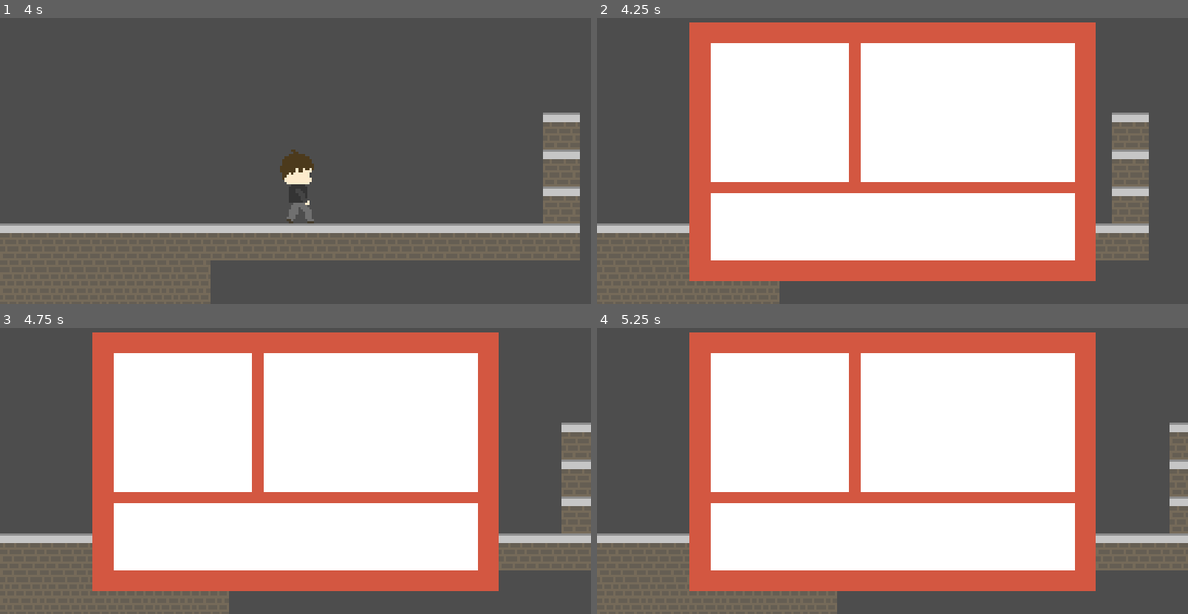
Above: before the commit, frames 1-4 (two rows, left to right).
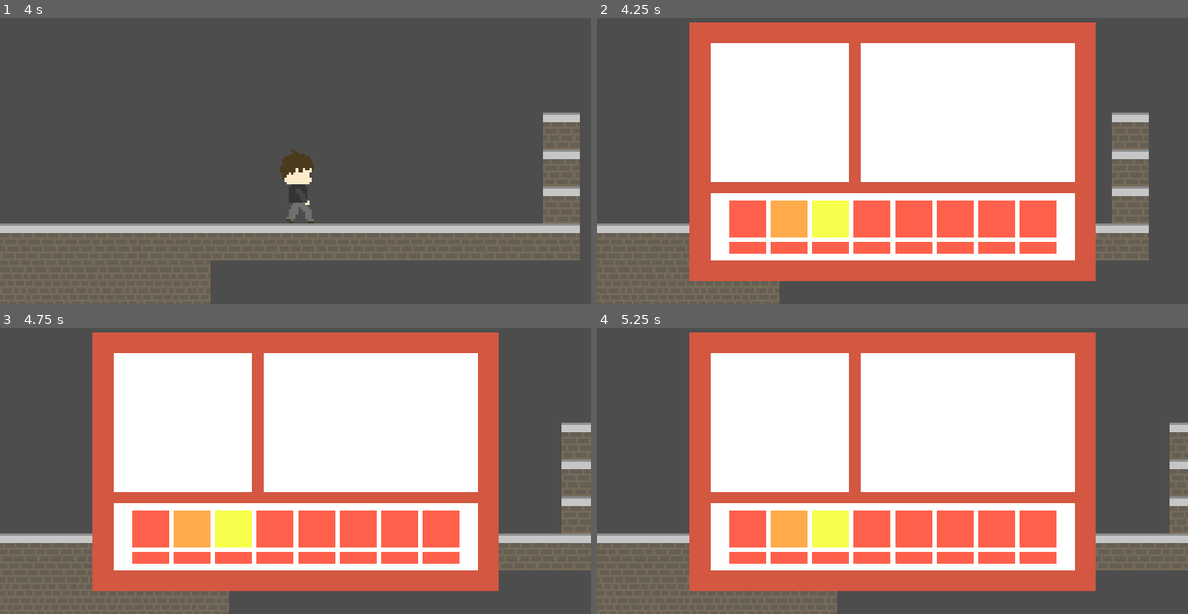
Above: after the commit, the same moments.

Repository: Jakeboiegg/railway
Game: Godot game, scene res://game.tscn
Same seed, same stepped clock (60 frames per second), same inputs: the game is played once before the commit and once after it.
Inputs (mouse positions are in pixels of both pictures, inside the frame that each line leads up to):
- Up to frame 1 (4 s): tap Enter (ui_accept) at 0.5, 0.77, 1.52, 3.02, 3.77 s; move the mouse to (425, 120) at 0.52 s; hold Right (move_right) 0.53-2.03 s; move the mouse to (177, 155) at 1.27 s; move the mouse to (354, 63) at 2.02 s; hold Left (move_left) 2.03-2.78 s; move the mouse to (265, 203) at 2.77 s; hold Right (move_right) from 2.78 s (still down); move the mouse to (472, 186) at 3.52 s
- Up to frame 2 (4.25 s): keep holding Right (move_right); tap Q (toggle_inventory) at 4.15 s
- Up to frame 3 (4.75 s): move the mouse to (118, 396) at 4.27 s; release Right (move_right) at 4.28 s; hold Left (move_left) from 4.28 s (still down); tap Enter (ui_accept) at 4.52 s
- Up to frame 4 (5.25 s): move the mouse to (922, 448) at 5.02 s; release Left (move_left) at 5.03 s; hold Right (move_right) from 5.03 s (still down)

Frame 1 is identical in both runs. In frame 2, 8.5% of the frame differs, in the area x 22-78%, y 63-83%; in frame 3, 8.5%; in frame 4, 8.5%.

Commit message:
added basic item viewing system

Diff:
--- a/game.tscn
+++ b/game.tscn
@@ -197,3 +197,16 @@
 offset_top = 86.0
 offset_right = 167.0
 offset_bottom = 115.0
+
+[node name="items_view" type="ScrollContainer" parent="UI/suitcase"]
+offset_left = 57.0
+offset_top = 99.0
+offset_right = 199.0
+offset_bottom = 122.0
+horizontal_scroll_mode = 0
+
+[node name="GridContainer" type="GridContainer" parent="UI/suitcase/items_view"]
+layout_mode = 2
+theme_override_constants/h_separation = 2
+theme_override_constants/v_separation = 2
+columns = 8
--- a/suitcase.gd
+++ b/suitcase.gd
@@ -1,16 +1,51 @@
 extends Node
 
+# nodes here
 @onready var suitcase_ui: ReferenceRect = $suitcase_texture_ref
+@onready var grid_container: GridContainer = $items_view/GridContainer
+@onready var scroll_container: ScrollContainer = $items_view
+
+# init variables here
 var inventory = false
+
+func add_items_to_grid() -> void:
+	var all_items = {
+		"red" : preload("res://assets/16x16_test_images/red.png"),
+		"orange" : preload("res://assets/16x16_test_images/orange.png"),
+		"yellow" : preload("res://assets/16x16_test_images/yellow.png"),
+		"green" : preload("res://assets/16x16_test_images/green.png"),
+		"light_blue" : preload("res://assets/16x16_test_images/light_blue.png"),
+		"dark_blue" : preload("res://assets/16x16_test_images/dark_blue.png"),
+		"purple" : preload("res://assets/16x16_test_images/purple.png"),
+		"magenta" : preload("res://assets/16x16_test_images/magenta.png")
+	}
+	var user_items = ["red", "orange", "yellow", "red", "red", "red", "red", "red", "red", "red", "red", "red", "red", "red", "red", "red"]
+	for item in user_items:
+		if item not in all_items:
+			print("'%s' not found in all_items" % item)
+		else:
+			var image = TextureRect.new()
+			image.texture = all_items[item]
+
+			grid_container.add_child(image)
+
+func clear_items_in_grid() -> void:
+	for child in grid_container.get_children():
+		child.queue_free()
+
 
 func _ready() -> void:
 	suitcase_ui.visible = false
 
+	# make ugly scrollbar disappear
+	scroll_container.get_v_scroll_bar().modulate.a = 0
+
 func _process(_delta: float) -> void:
-	if Input.is_action_just_pressed("toggle_inventory"):
-		inventory = not inventory
-
-	if inventory:
+	if (inventory == false) and (Input.is_action_just_pressed("toggle_inventory")):
+		add_items_to_grid()
 		suitcase_ui.visible = true
-	else:
+		inventory = true
+	elif (inventory == true) and (Input.is_action_just_pressed("toggle_inventory")):
+		clear_items_in_grid()
 		suitcase_ui.visible = false
+		inventory = false
